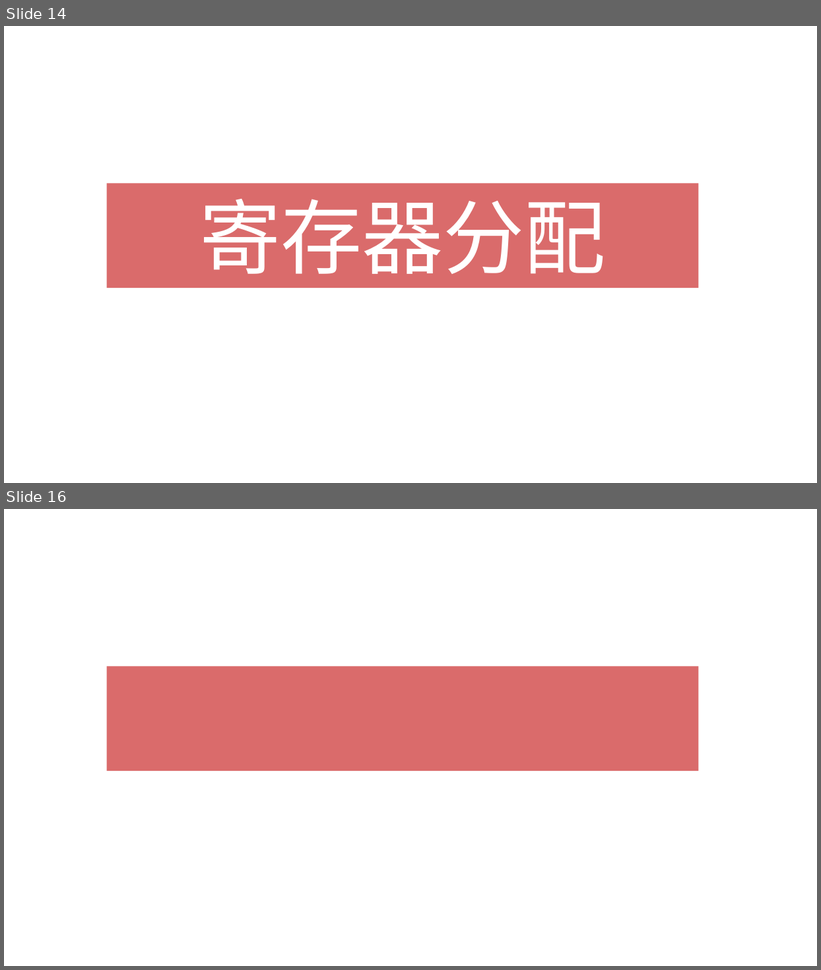
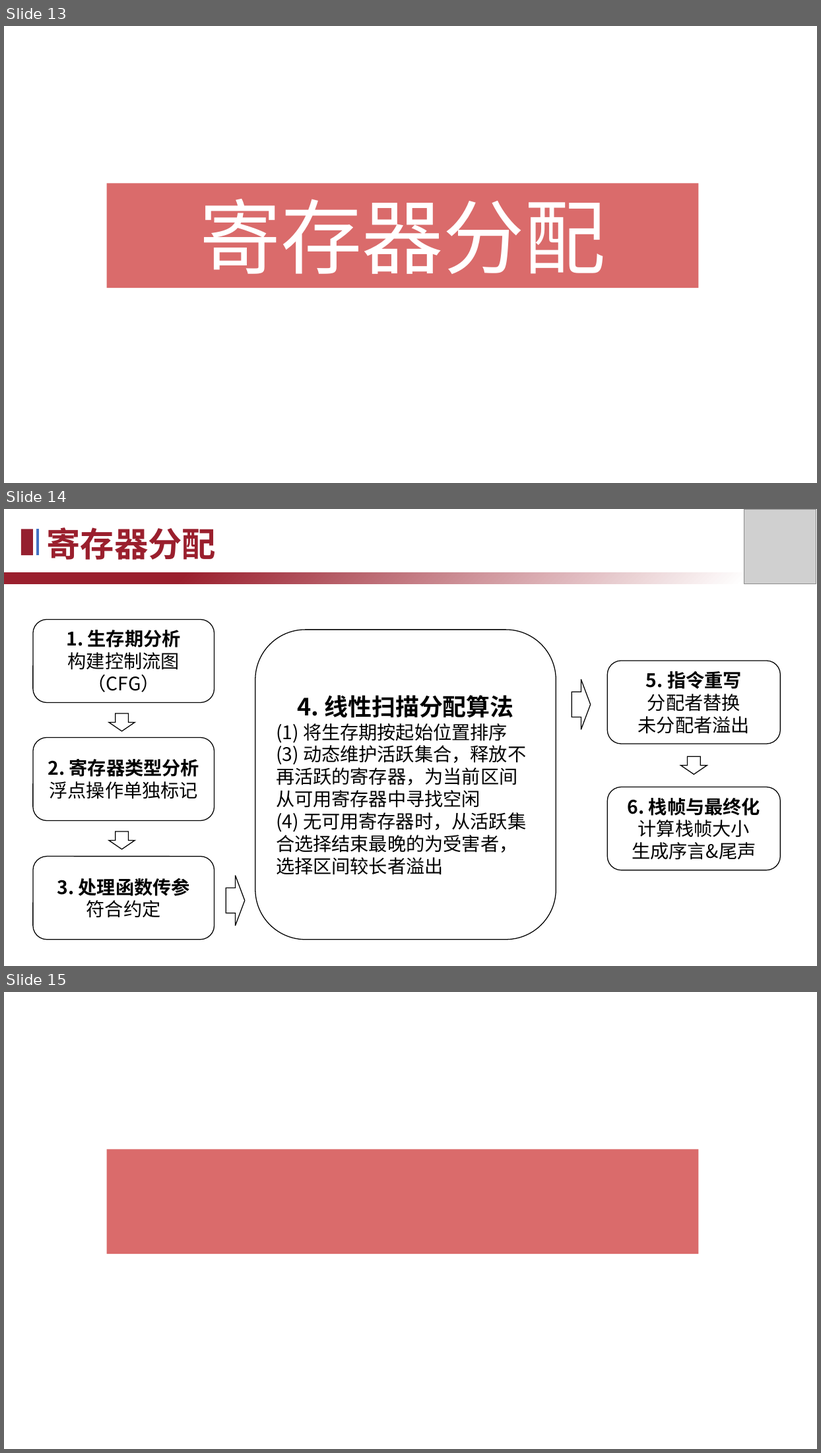
Before and after one commit to TheSkyFuker54188/Compiler-2025, a slide deck: doc/2025编译系统设计赛答辩.pptx. Shown one above the other, each under a label of ours: slides 14 and 16 before the commit, slides 13, 14 and 15 after it; the slides between them are not shown. The pictures are 821x970 and 821x1453 pixels, drawn with LibreOffice and Linux fonts; fonts in the diff are those of the drawing; grey boxes stand for pictures. Boxes give left, top, right and bottom in pixels: in the first picture for what was removed or moved away, otherwise in the second. Text is boxed around its words. In the diff, an @@ line names an element or a change of style, - is before the commit and + after.

Commit message:
fix: fix ppt(指令选择、寄存器分配)

```diff
--- a/doc/2025编译系统设计赛答辩.pptx
+++ b/doc/2025编译系统设计赛答辩.pptx
@@ slide 14 added at [4, 509, 817, 966], background #FFFFFF @@
@@ text added at [47, 527, 216, 560], 40 pt, text #9A1F2D, bold @@
+寄存器分配
@@ picture added at [745, 509, 816, 584] @@
@@ rectangle added at [21, 529, 32, 555], fill #951F2F @@
@@ line added from (38, 529) to (38, 555), #4472C4 3 pt @@
@@ rectangle added at [4, 572, 816, 584], fill gradient #FFFFFF to #9A1F2D @@
@@ rectangle added at [4, 572, 816, 584], fill gradient #FFFFFF to #9A1F2D @@
@@ rectangle added at [4, 572, 816, 584], fill gradient #FFFFFF to #9A1F2D @@
@@ rounded rectangle added at [33, 619, 215, 702], fill #FFFFFF, outline #000000 1 pt, 22 pt, text #000000 @@
+1. 生存期分析
+构建控制流图（CFG）
@@ rounded rectangle added at [255, 630, 556, 940], fill #FFFFFF, outline #000000 1 pt, 22 pt, text #000000 @@
+4. 线性扫描分配算法
+(1) 将生存期按起始位置排序
+(3) 动态维护活跃集合，释放不再活跃的寄存器，为当前区间从可用寄存器中寻找空闲
+(4) 无可用寄存器时，从活跃集合选择结束最晚的为受害者，选择区间较长者溢出
@@ rounded rectangle added at [608, 661, 781, 744], fill #FFFFFF, outline #000000 1 pt, 22 pt, text #000000 @@
+5. 指令重写
+分配者替换
+未分配者溢出
@@ down arrow added at [572, 679, 591, 729], fill #FFFFFF, outline #000000 1 pt @@
@@ down arrow added at [109, 714, 135, 731], fill #FFFFFF, outline #000000 1 pt @@
@@ rounded rectangle added at [33, 738, 215, 821], fill #FFFFFF, outline #000000 1 pt, 22 pt, text #000000, bold @@
+2. 寄存器类型分析
+浮点操作单独标记
@@ down arrow added at [681, 757, 708, 774], fill #FFFFFF, outline #000000 1 pt @@
@@ rounded rectangle added at [608, 787, 781, 870], fill #FFFFFF, outline #000000 1 pt, 22 pt, text #000000 @@
+6. 栈帧与最终化
+计算栈帧大小
+生成序言&尾声
@@ down arrow added at [109, 832, 135, 850], fill #FFFFFF, outline #000000 1 pt @@
@@ rounded rectangle added at [33, 857, 215, 940], fill #FFFFFF, outline #000000 1 pt, 22 pt, text #000000, bold @@
+3. 处理函数传参
+符合约定
@@ down arrow added at [226, 876, 245, 926], fill #FFFFFF, outline #000000 1 pt @@
@@ what was slide 14 is now slide 13 @@
@@ what was slide 16 is now slide 15 @@
```
Also in this commit, not shown: 1 other slide added, 3 slides removed.
